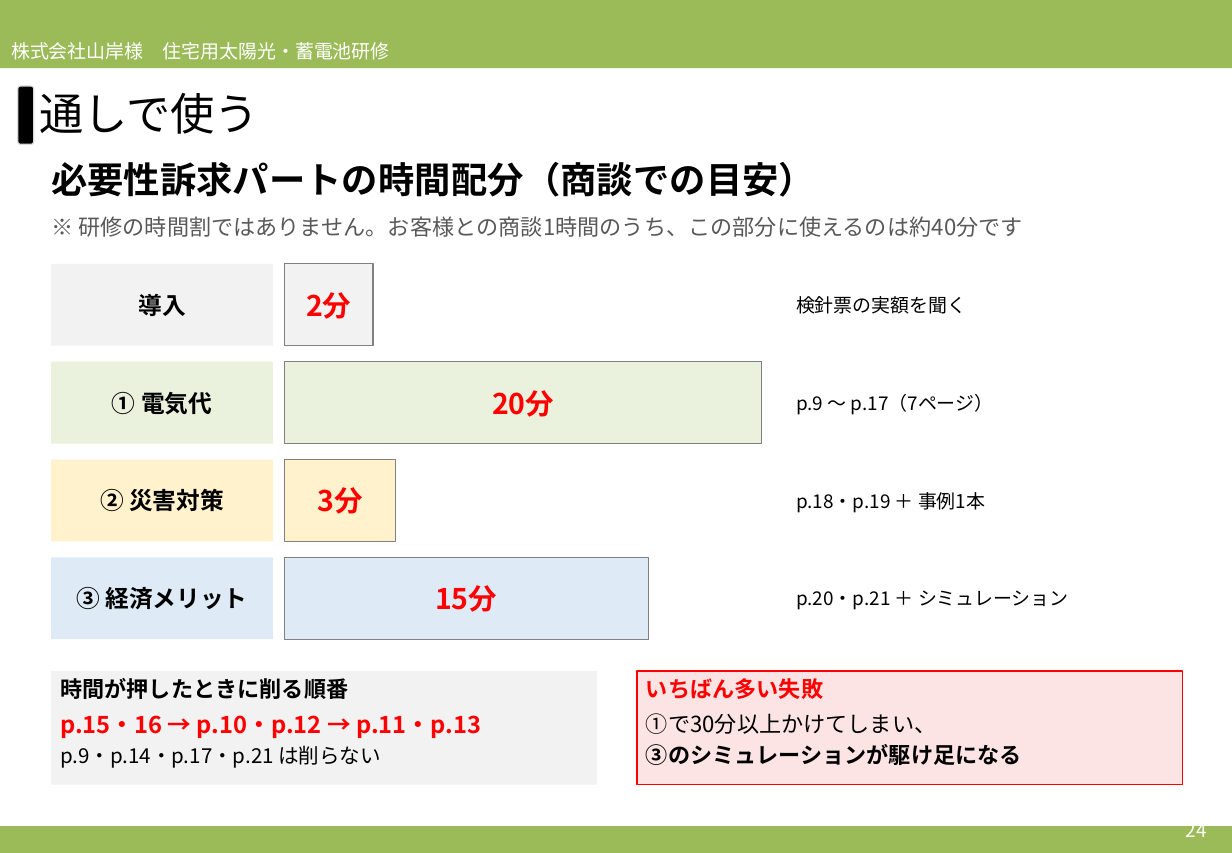
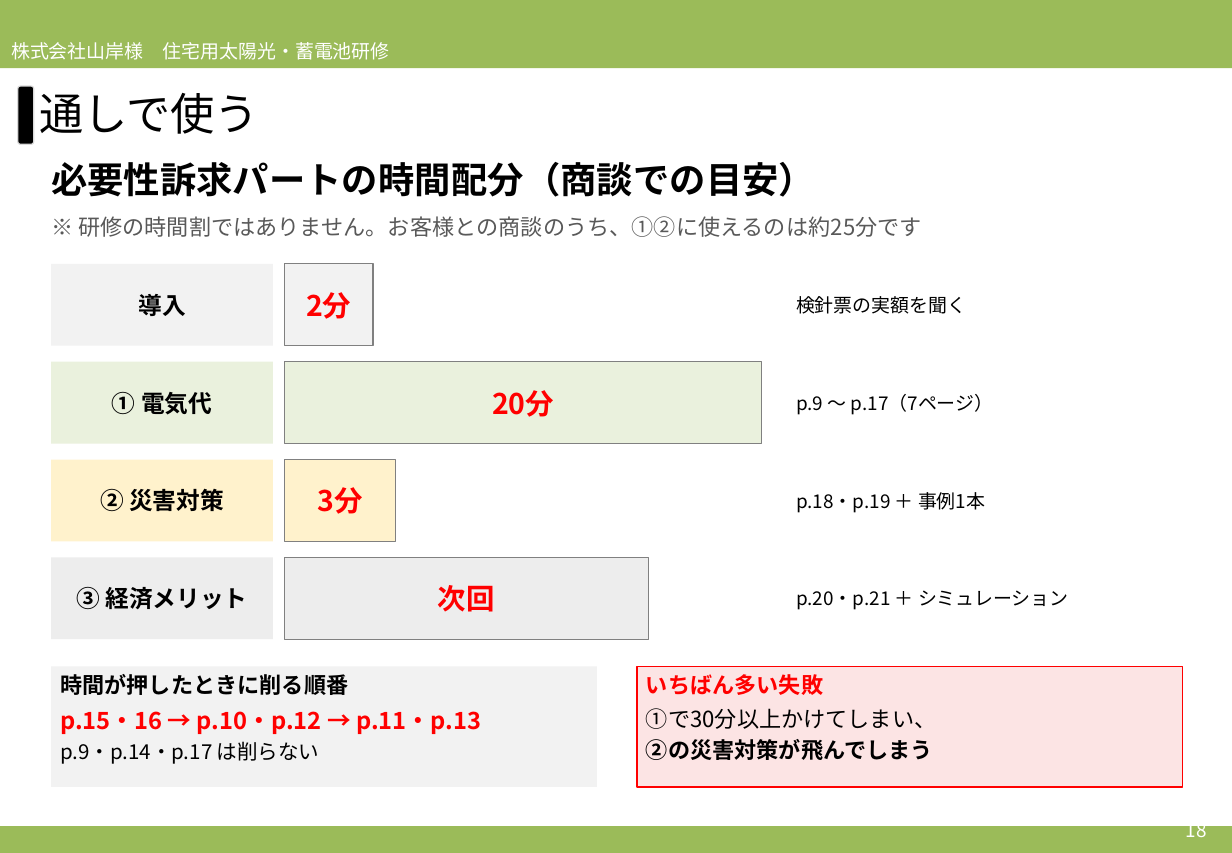
Before and after one commit to soshiro-iki-sys/-, a slide deck: slide 18 of slides/2026営業研修_必要性訴求パート_アプローチブックの伝え方.pptx (slide 24 before the commit). Drawn at 1232x853 pixels with LibreOffice and Linux fonts; fonts in the diff are those of the drawing. Boxes give left, top, right and bottom in pixels: in the first picture for what was removed or moved away, otherwise in the second. Text is boxed around its words. In the diff, an @@ line names an element or a change of style, - is before the commit and + after.

```diff
--- a/slides/2026営業研修_必要性訴求パート_アプローチブックの伝え方.pptx
+++ b/slides/2026営業研修_必要性訴求パート_アプローチブックの伝え方.pptx
@@ text at (78, 216, 921, 237): text changed @@
-※ 研修の時間割ではありません。お客様との商談1時間のうち、この部分に使えるのは約40分です
+※ 研修の時間割ではありません。お客様との商談のうち、①②に使えるのは約25分です
@@ rectangle "③ 経済メリット" at (51, 557, 273, 639): fill #DEEBF7 to #EDEDED @@
@@ rectangle "次回" at (284, 557, 648, 639): fill #DEEBF7 to #EDEDED @@
@@ text in rectangle at (438, 585, 495, 612): text changed @@
-15分
+次回
@@ rectangle "時間が押したときに削る順番": place and size @@
-rectangle "時間が押したときに削る順番" at (51, 671, 597, 785)
+rectangle "時間が押したときに削る順番" at (51, 667, 597, 787)
@@ rectangle "いちばん多い失敗": place and size @@
-rectangle "いちばん多い失敗" at (637, 671, 1183, 785)
+rectangle "いちばん多い失敗" at (637, 667, 1183, 787)
@@ text in rectangle at (60, 741, 319, 764): text changed @@
-p.9・p.14・p.17・p.21 は削らない
+p.9・p.14・p.17 は削らない
@@ text in rectangle at (646, 739, 933, 760): text changed @@
-③のシミュレーションが駆け足になる
+②の災害対策が飛んでしまう
@@ text at (1186, 818, 1207, 837): text changed @@
-24
+18
```
Also in this commit, not shown: 8 other slides changed, 6 slides removed, 2 other files.
